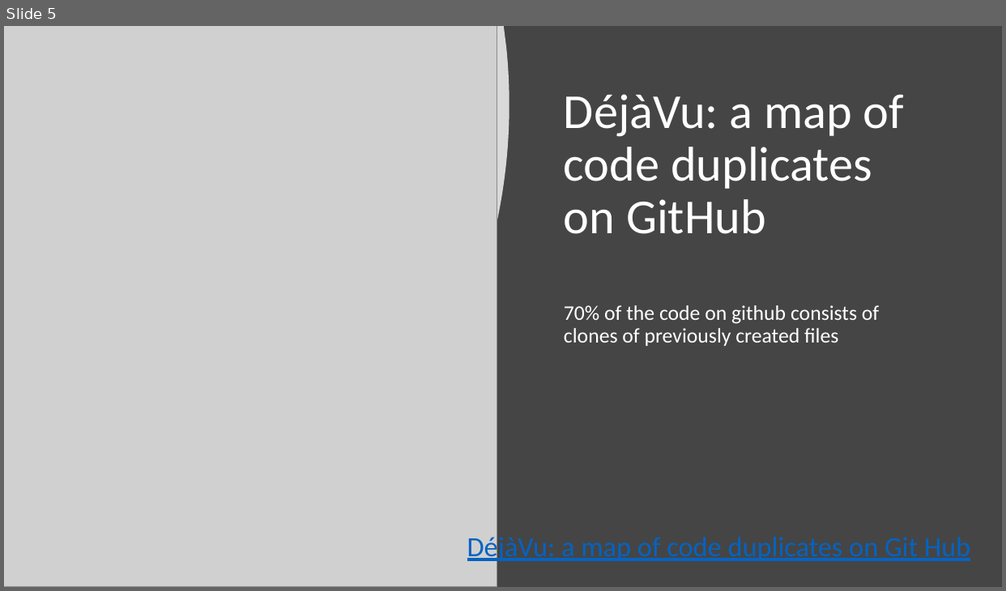
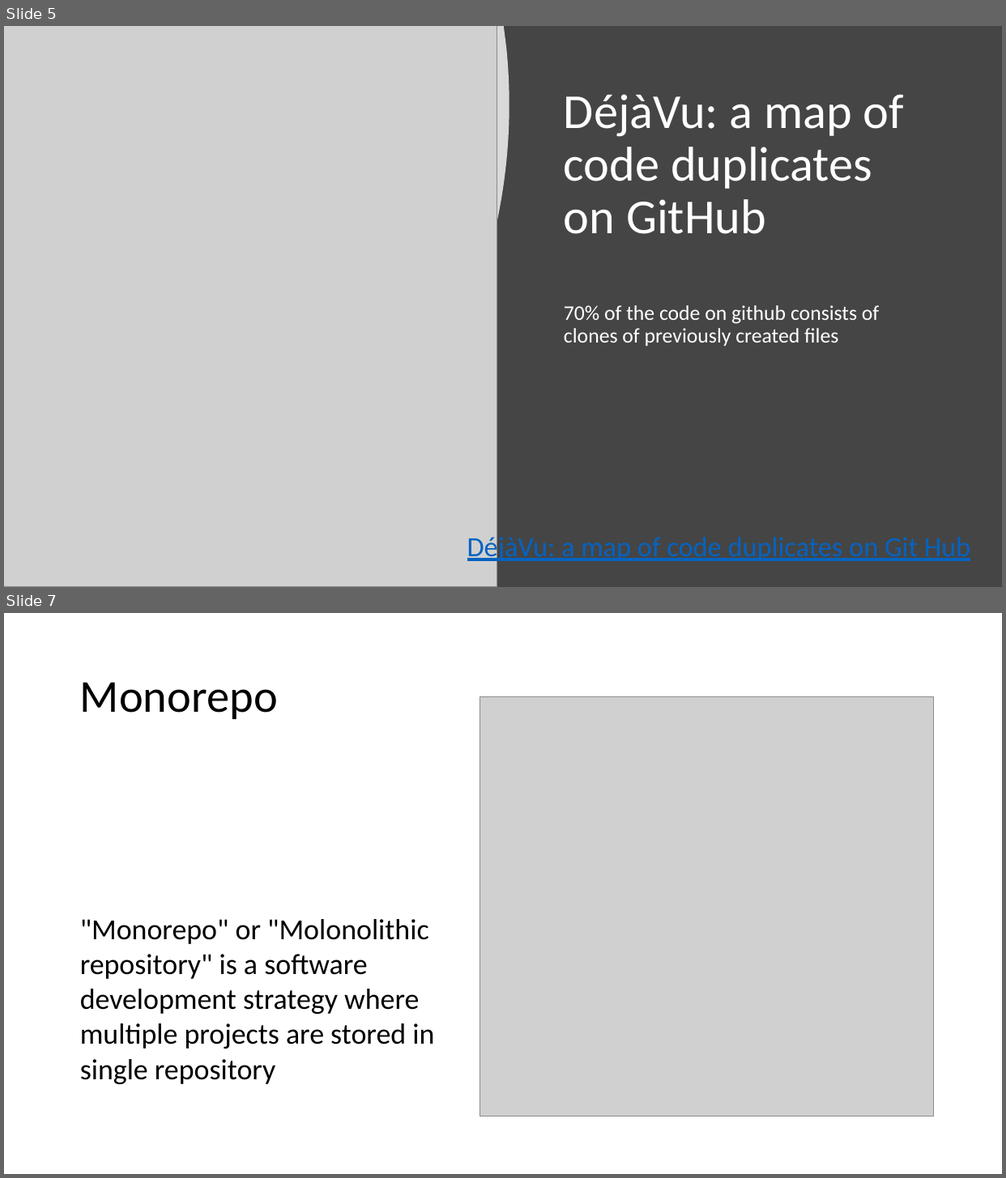
Before and after one commit to Xapuu/programingStuff, a slide deck: ngMeetup.pptx. Shown one above the other, each under a label of ours: slide 5 before the commit, slides 5 and 7 after it; the slides between them are not shown. The pictures are 1006x591 and 1006x1178 pixels, drawn with LibreOffice and Linux fonts; fonts in the diff are those of the drawing; grey boxes stand for pictures. Boxes give left, top, right and bottom in pixels: in the first picture for what was removed or moved away, otherwise in the second. Text is boxed around its words. In the diff, an @@ line names an element or a change of style, - is before the commit and + after.

```diff
--- a/ngMeetup.pptx
+++ b/ngMeetup.pptx
@@ slide 7 added at [4, 613, 1002, 1174], background #FFFFFF @@
@@ title added at [80, 682, 278, 719], 44 pt, text #000000 @@
+Monorepo
@@ picture added at [479, 697, 933, 1117] @@
@@ text added at [80, 919, 434, 1084], 28 pt, text #000000 @@
+"Monorepo" or "Molonolithic repository" is a software development strategy where multiple projects are stored in single repository
```
Also in this commit, not shown: 1 slide changed, 3 other slides added, 1 other file.
